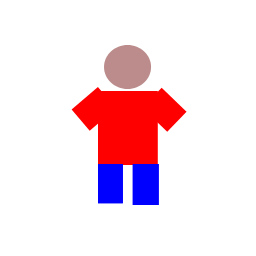
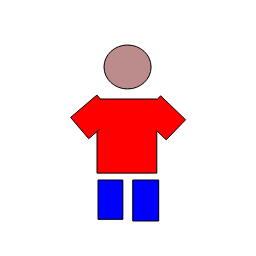
Layered file, before and after one edit (256x256). Changes by layer:
added layer "Layer 1" above "Shape 3" over bbox(92, 100, 171, 132)
